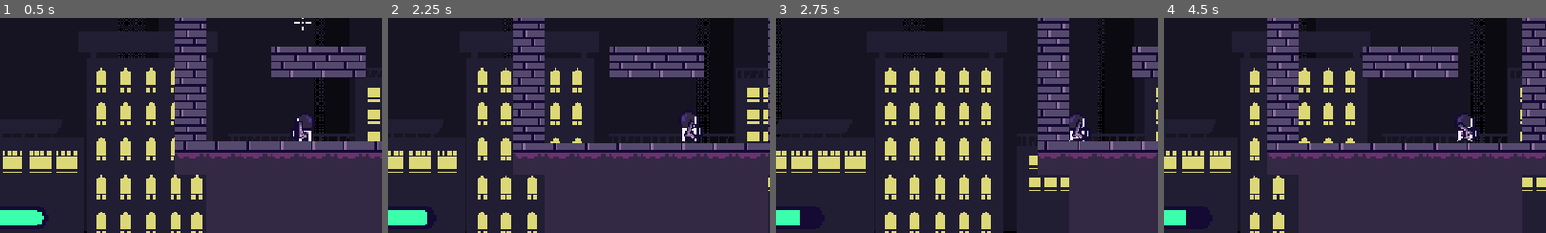
Above: before the commit, frames 1-4 (left to right).
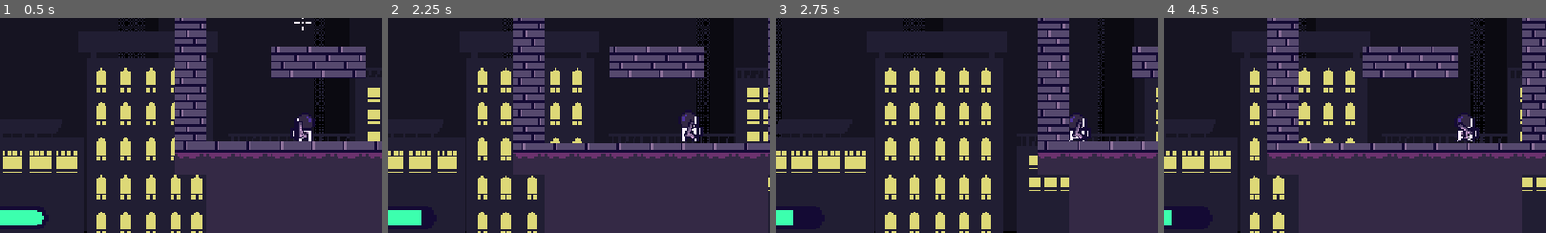
Above: after the commit, the same moments.

Repository: kyteidev/rogueshot
Game: Godot game, scene res://scenes/game_debug.tscn
Two runs of this game, one before a commit and one after it. Both use one fixed random seed, a clock stepped at 60 frames per second and the inputs below.
Inputs (mouse positions are % of the whole screen's width and height, from its top left):
- Up to frame 1 (0.5 s): no input
- Up to frame 2 (2.25 s): tap Enter at 0.5 s; move the mouse to (72, 45) at 0.52 s; press the mouse at (72, 45) at 0.53 s; hold D (player_right) 0.53-2.03 s; tap W (player_jump) at 0.77, 1.52 s; move the mouse to (30, 55) at 1.27 s; release the mouse at (30, 55) at 1.28 s; click (30, 55) at 1.35 s; move the mouse to (60, 28) at 2.02 s; hold A (player_left) from 2.03 s (still down); hold Shift (player_sprint) from 2.03 s (still down)
- Up to frame 3 (2.75 s): keep holding A (player_left); keep holding Shift (player_sprint); click (60, 28) at 2.3 s
- Up to frame 4 (4.5 s): move the mouse to (45, 70) at 2.77 s; release A (player_left) at 2.78 s; release Shift (player_sprint) at 2.78 s; hold D (player_right) 2.78-4.28 s; tap E (weapon_next) at 2.85 s; tap W (player_jump) at 3.02, 3.77 s; click (45, 70) at 3.05 s; move the mouse to (80, 65) at 3.52 s; press the mouse at (80, 65) at 3.53 s; tap Q (weapon_previous) at 3.6 s; move the mouse to (20, 35) at 4.27 s; release the mouse at (20, 35) at 4.28 s; hold A (player_left) from 4.28 s (still down); click (20, 35) at 4.35 s
The pictures show only the part of the screen within x 10-60%, y 49-99%; the shares and areas given below are measured in that part.

Frame 1 is identical in both runs. In frame 2, 0.1% of the frame differs, in the area x 8-11%, y 89-97%; in frame 3, 0.1%; in frame 4, 0.3%, in the area x 2-6%, y 89-97%.

Commit message:
shooting now consumes stamina

Diff:
--- a/scripts/player.gd
+++ b/scripts/player.gd
@@ -14,6 +14,7 @@
 
 const SPRINT_STAMINA_RATE = 25.0
 const WALLBOUNCE_STAMINA_RATE = 30.0
+const SHOOT_STAMINA_RATE = 2.0
 
 const WALLBOUNCE_VELOCITY = 250
 const AIR_MAX_SPEED = 180.0
--- a/scripts/weapon.gd
+++ b/scripts/weapon.gd
@@ -43,7 +43,8 @@
 const BULLET = preload("res://scenes/bullet.tscn")
 const BULLET_SCALE = 0.2
 
-@onready var crosshair = get_node("../").crosshair
+@onready var player = get_node("../")
+@onready var crosshair = player.crosshair
 
 var can_fire = true
 
@@ -112,7 +113,7 @@
 	current_weapon.position = weapon_rest_pos + Vector2(-kick_offset, 0)
 
 	# weapon firing
-	if Input.is_action_pressed("player_shoot"):
+	if Input.is_action_pressed("player_shoot") and player.stamina > 0.0:
 		if can_fire and ammo > 0:
 			# spawn bullet
 			var bullet_instance = BULLET.instantiate()
@@ -131,6 +132,9 @@
 			# apply recoil
 			current_spread = min(current_spread + spread_per_shot, max_spread)
 			kick_offset = min(kick_offset + kick, kick * 2.0)
+
+			# deduct stamina
+			player.stamina -= player.SHOOT_STAMINA_RATE
 
 		# firing speed timeout
 		if fire_rate == 0.0 and can_fire:
